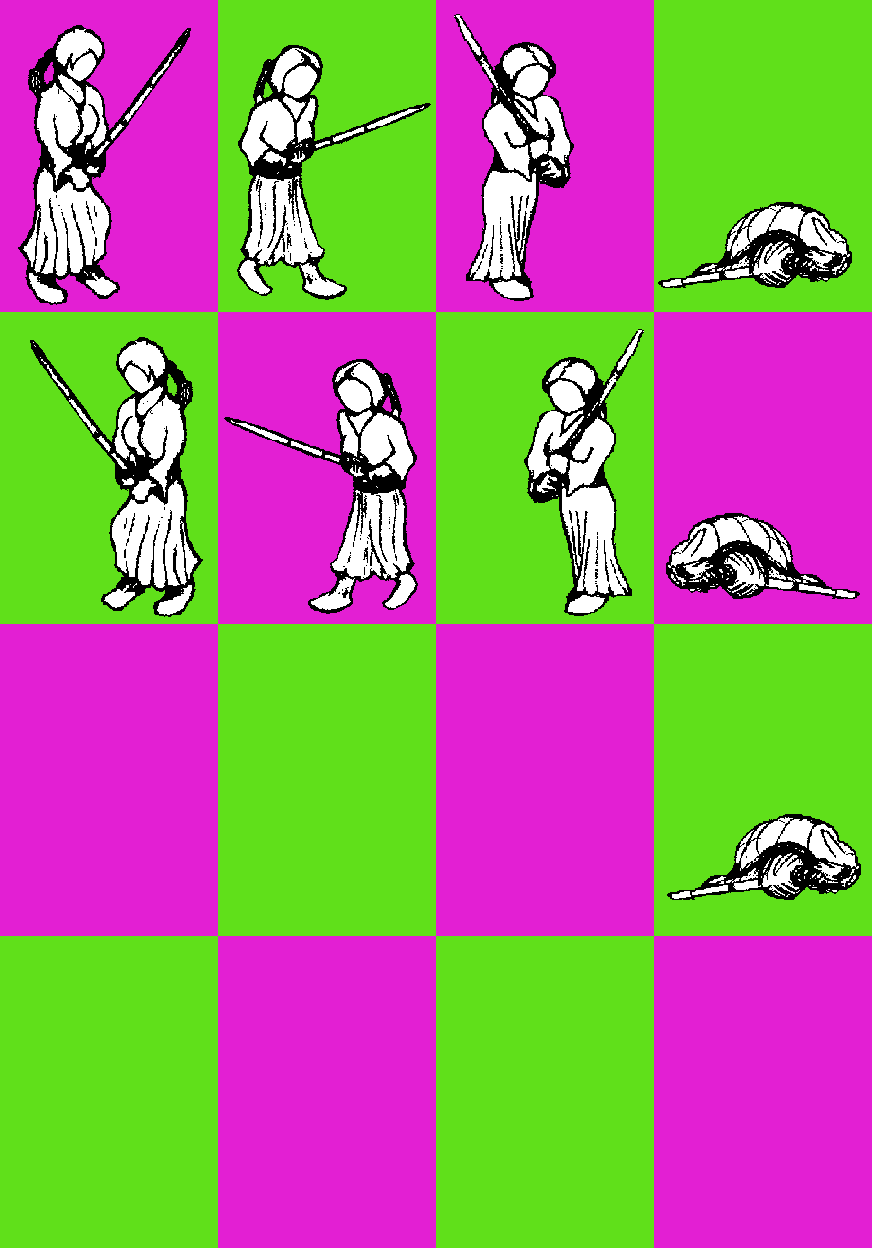
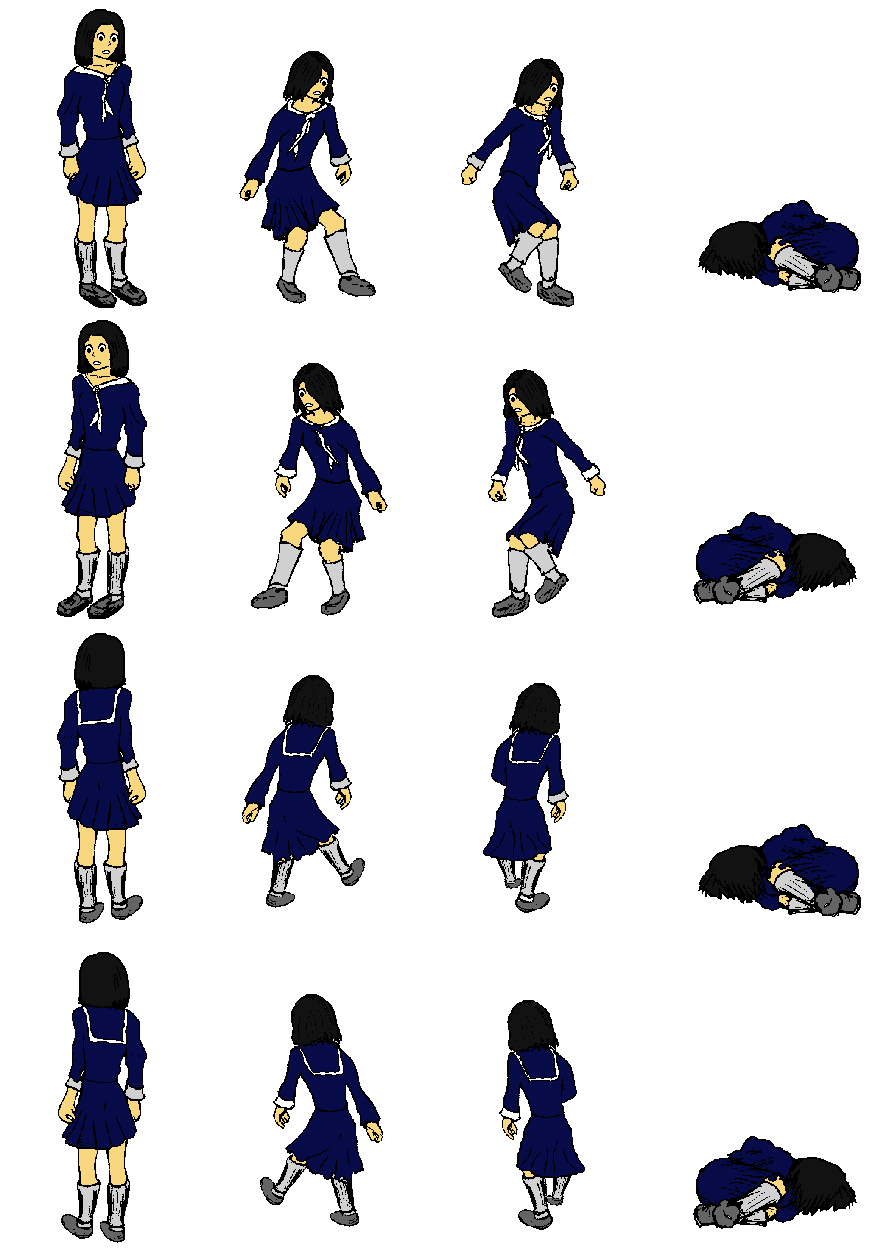
Revision of a layered (872, 1248) image; what changed, layer by layer:
hid "Pasted Layer" over bbox(18, 14, 861, 900)
showed "tactics_in_distress00.png", painted on it over bbox(56, 9, 861, 1243)
hid "Layer" over bbox(0, 0, 872, 1248)
